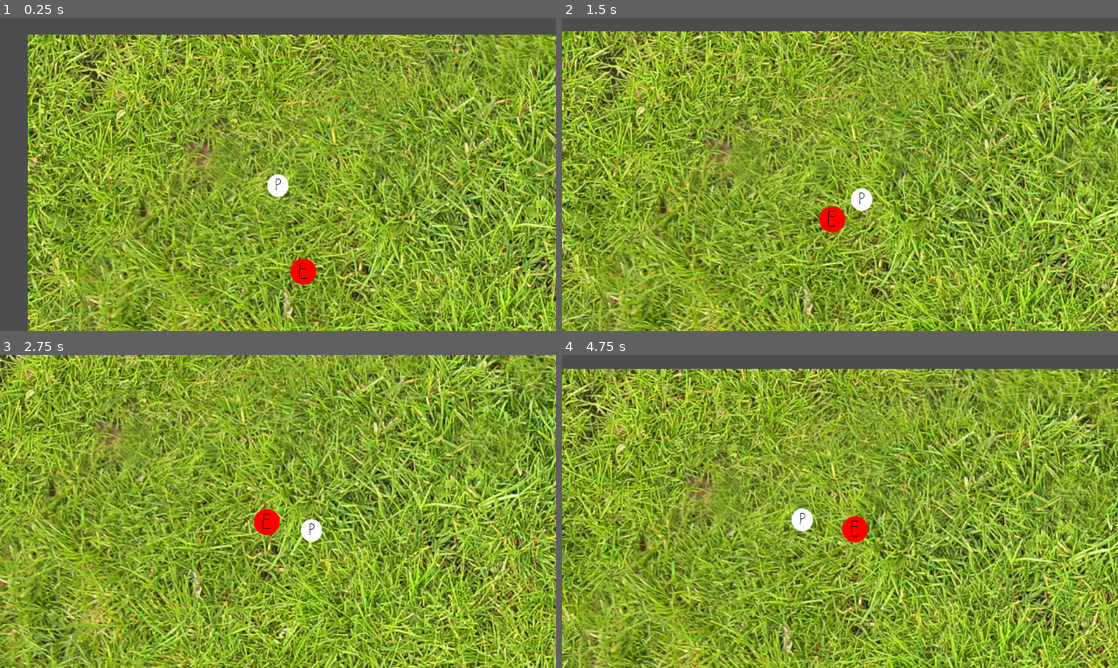
Above: before the commit, frames 1-4 (two rows, left to right).
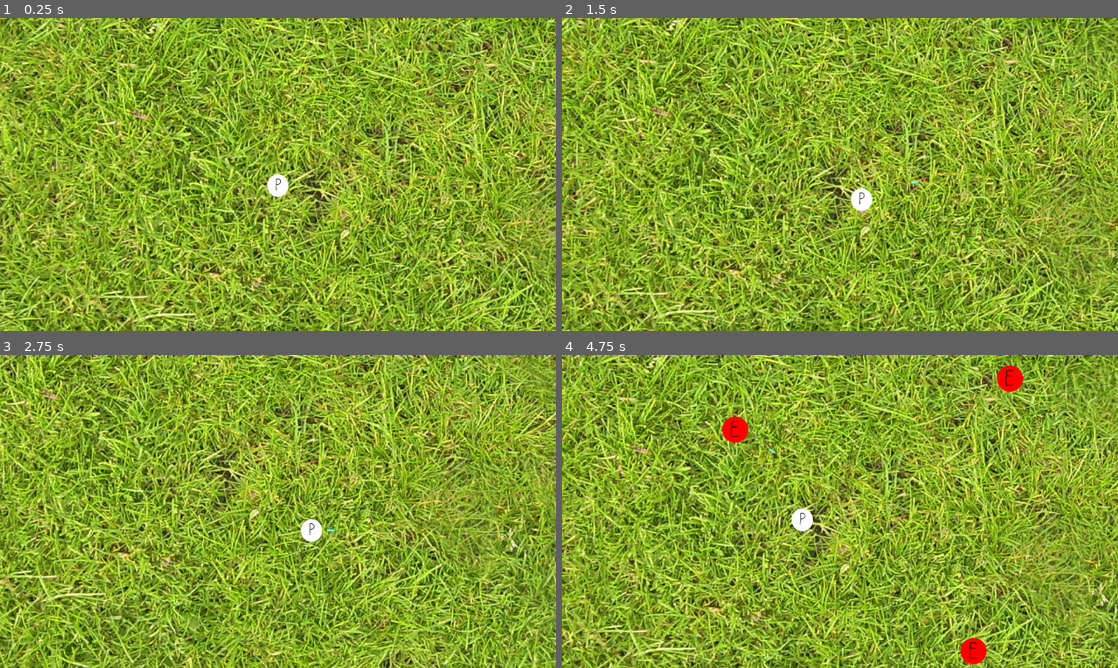
Above: after the commit, the same moments.

Repository: Josephisgr8/simple-survivors
Game: Godot game, scene res://Scenes/game.tscn
The game is run twice, just before and just after one commit, with the same random seed, the same clock (stepped at 60 frames per second) and the same inputs.
Inputs:
- Up to frame 1 (0.25 s): no input
- Up to frame 2 (1.5 s): hold D (Right) 0.53-1.28 s; hold S (Down) from 1.28 s (still down)
- Up to frame 3 (2.75 s): release S (Down) at 2.03 s; hold D (Right) from 2.03 s (still down)
- Up to frame 4 (4.75 s): release D (Right) at 2.78 s; hold W (Up) 2.78-3.53 s; hold A (Left) from 3.53 s (still down)

The runs differ from the first frame. In frame 1, 79% of the frame differs, in the area x 0-100%, y 0-100%; in frame 2, 77%; in frame 3, 76%; in frame 4, 78%.

Commit message:
Made XP orbs combine. Optimized XP orb combination.
XP Orbs now combine with each other depending on their distance to one another. This also changes their size, based on how much XP the orb gives.
Optimized orb combining by introducing a hashmap for the XP orbs, instead of each orb checking every other orb and seeing if they are close enough to combine.
Made a few other optimization tweaks (distance_squared_to instead of distance_to)

Diff:
--- a/Scenes/game.tscn
+++ b/Scenes/game.tscn
@@ -4119,7 +4119,7 @@
 
 [node name="Player" parent="." unique_id=1538371056 instance=ExtResource("2_qxrlw")]
 unique_name_in_owner = true
-position = Vector2(576, 347)
+position = Vector2(1084, 1095)
 scale = Vector2(0.5, 0.5)
 
 [node name="Camera2D" type="Camera2D" parent="Player" unique_id=1588687579]
@@ -4139,4 +4139,6 @@
 script = ExtResource("5_wowpa")
 
 [node name="XP Orb Combine Wait" type="Timer" parent="XP Manager" unique_id=946376504]
-one_shot = true
+autostart = true
+
+[connection signal="timeout" from="XP Manager/XP Orb Combine Wait" to="XP Manager" method="_on_xp_orb_combine_wait_timeout"]
--- a/Scripts/enemy_manager.gd
+++ b/Scripts/enemy_manager.gd
@@ -8,7 +8,7 @@
 
 var enemyList: Array[Area2D]
 var maxEnemies := 5
-var enemyRespawnTimeSecs := 2.0
+var enemyRespawnTimeSecs := 1.0
 var enemyPushoffForce := 3
 var spawnGroundsX: Vector2i = Vector2i(0, 2016)
 var spawnGroundsY: Vector2i = Vector2i(0, 2016)
--- a/Scripts/game.gd
+++ b/Scripts/game.gd
@@ -1,18 +1,23 @@
 extends Node2D
 
 
+var mapSize := 2016
 
 
 @onready var player: CharacterBody2D = %Player
 @onready var enemyManager: Node = %"Enemy Manager"
 @onready var xpmanager: Node = $"XP Manager"
+@onready var background: TileMapLayer = $Background
 
 # Called when the node enters the scene tree for the first time.
 func _ready() -> void:
 	player.ReadyForTarget.connect(_onReadyForTarget)
+
 	enemyManager.ReadyToUpdateEnemiesWithPlayerPos.connect(_onReadyToUpdateEnemiesWithPlayerPos)
 	enemyManager.PlayerIsBeingHit.connect(_onPlayerIsBeingHit)
 	enemyManager.EnemyDied.connect(_onEnemyDied)
+
+	background.set
 
 
 # Called every frame. 'delta' is the elapsed time since the previous frame.
--- a/Scripts/missile_manager.gd
+++ b/Scripts/missile_manager.gd
@@ -10,8 +10,8 @@
 #missile base stats
 var projectileSpeed := 350.0
 var castSpeed := 1.5
-var projectileDamage := 1
-var castRange := 500.0
+var projectileDamage := 5
+var castRange := 450.0
 var penetrationValue := 1
 
 #missile multipliers
--- a/Scripts/xp_manager.gd
+++ b/Scripts/xp_manager.gd
@@ -3,9 +3,11 @@
 
 var xpOrbList: Array[Sprite2D]
 
-var xpOrbCombinationValue := 5
-var xpOrbCombinationRange := 50
-var xpOrbCombineWaitSecs := 1.0
+#var xpOrbCombinationValue := 5
+var xpOrbBaseScale := 2.0
+var xpOrbCombinationRange := 100
+var xpOrbGrowthFactor := 0.05 #how much an xp orb will scale in size per xpValue it is
+var xpOrbCombineWaitSecs := 0.2
 
 @onready var xp_orb_combine_wait: Timer = $"XP Orb Combine Wait"
 
@@ -28,9 +30,56 @@
 	for i in range(val):
 		var newXp = XpBlueprint.instantiate()
 		newXp.global_position = pos
-		#newXp.value = 1
+		newXp.resize(xpOrbBaseScale, xpOrbGrowthFactor)
+		newXp.global_scale = Vector2(xpOrbBaseScale, xpOrbBaseScale)
+		newXp.xpValue = val
 		xpOrbList.append(newXp)
 		add_child(newXp)
 	pass
 
-#plan to have timer that will combine all xporbs that are nearby evertime it goes off
+
+func _on_xp_orb_combine_wait_timeout() -> void:
+	if (xpOrbList.size() <= 1):
+		return
+
+	var xpOrbHashMap: Dictionary
+	var xpOrbCombinationRangeSquared = xpOrbCombinationRange * xpOrbCombinationRange #using this with .distance_squared_to is apparently much more efficient than regular distance and .distance_to()
+
+	for orb in xpOrbList:
+		var gridCoords: Vector2i = Vector2i(floori(orb.global_position.x/xpOrbCombinationRange), floori(orb.global_position.y/xpOrbCombinationRange))
+		#if the hashmap doesn't have the key (grid coordinate vector), then create it and append the current orb to the array
+		if !xpOrbHashMap.has(gridCoords):
+			xpOrbHashMap[gridCoords] = [] as Array[Sprite2D]
+		xpOrbHashMap[gridCoords].append(orb)
+
+	#create array to delete orbs after, as we don't want to modify a list mid-loop of that list
+	var orbsToDelete: Array[Sprite2D]
+	#loop through each grid coord
+	for gridCell1 in xpOrbHashMap:
+		var currentOrbs: Array[Sprite2D] = xpOrbHashMap[gridCell1]
+		#loop through the neigghbouring cells
+		for xCoord in range(-1, 2, 1):
+			for yCoord in range(-1, 2, 1):
+				var gridCell2: Vector2i = gridCell1 + Vector2i(xCoord, yCoord)
+				#if there is no cell at these coords, jump out of the currrent loop iteration
+				if !xpOrbHashMap.has(gridCell2):
+					continue
+				var neighborOrbs: Array[Sprite2D] = xpOrbHashMap[gridCell2]
+				#loop through orbs in the current cell and check distance between it and orbs in all neighbor cells, by looping through them as well
+				for currOrb in currentOrbs:
+					for neighborOrb in neighborOrbs:
+						#if same orb, ignore
+						if currOrb == neighborOrb:
+							continue
+						#also if either of these orbs are already marked for delete, skip it
+						if orbsToDelete.has(currOrb) or orbsToDelete.has(neighborOrb):
+							continue
+						if currOrb.global_position.distance_squared_to(neighborOrb.global_position) <= xpOrbCombinationRangeSquared:
+							currOrb.xpValue += neighborOrb.xpValue
+							currOrb.resize(xpOrbBaseScale, xpOrbGrowthFactor)
+							orbsToDelete.append(neighborOrb)
+							#if the currentOrb is already on the delete list, we don't need to check its neighbors
+							break
+	for orb in orbsToDelete:
+		xpOrbList.erase(orb)
+		orb.queue_free()
--- a/Scripts/xp_orb.gd
+++ b/Scripts/xp_orb.gd
@@ -1,13 +1,17 @@
 extends Sprite2D
 
-var xpValueMultiple: int #This is to know how many times xp merged, and therefore how much value this xp orb has
+var xpValue: int #This is the total xp value of the orb, and is used to increase the size of the orb.
 
 
 # Called when the node enters the scene tree for the first time.
-func _ready() -> void:
-	pass # Replace with function body.
+#func _ready() -> void:
+	#pass # Replace with function body.
 
 
 # Called every frame. 'delta' is the elapsed time since the previous frame.
-func _process(delta: float) -> void:
-	pass
+#func _process(delta: float) -> void:
+	#pass
+
+func resize(baseScale, addScale) -> void:
+	var totScale: float = (xpValue * addScale) + baseScale
+	global_scale = Vector2(totScale, totScale)
